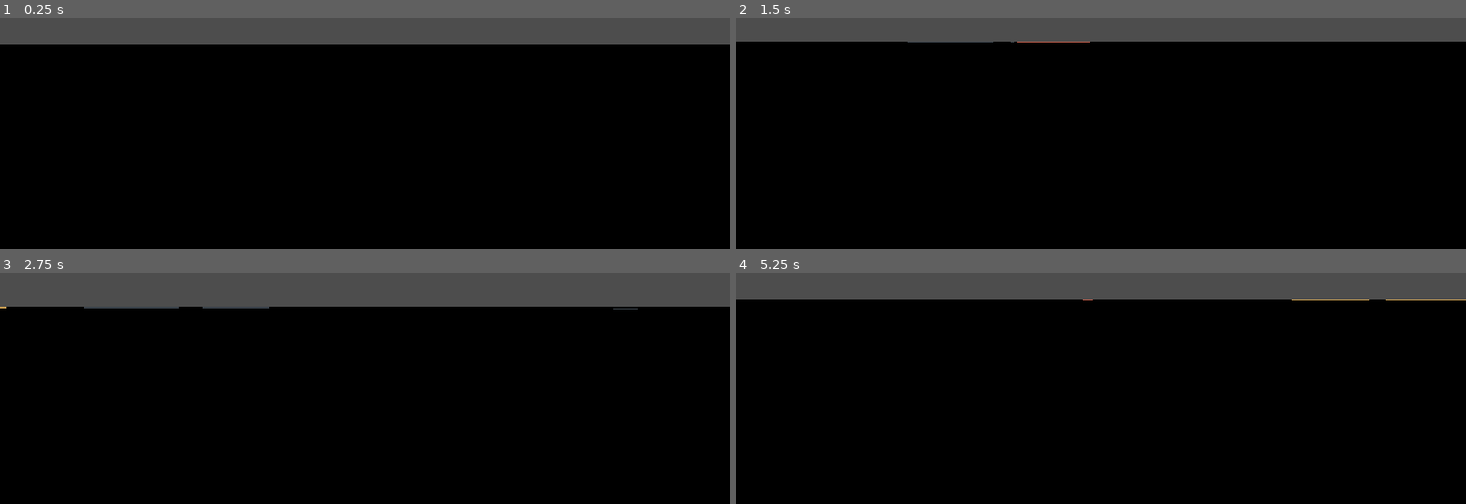
Above: before the commit, frames 1-4 (two rows, left to right).
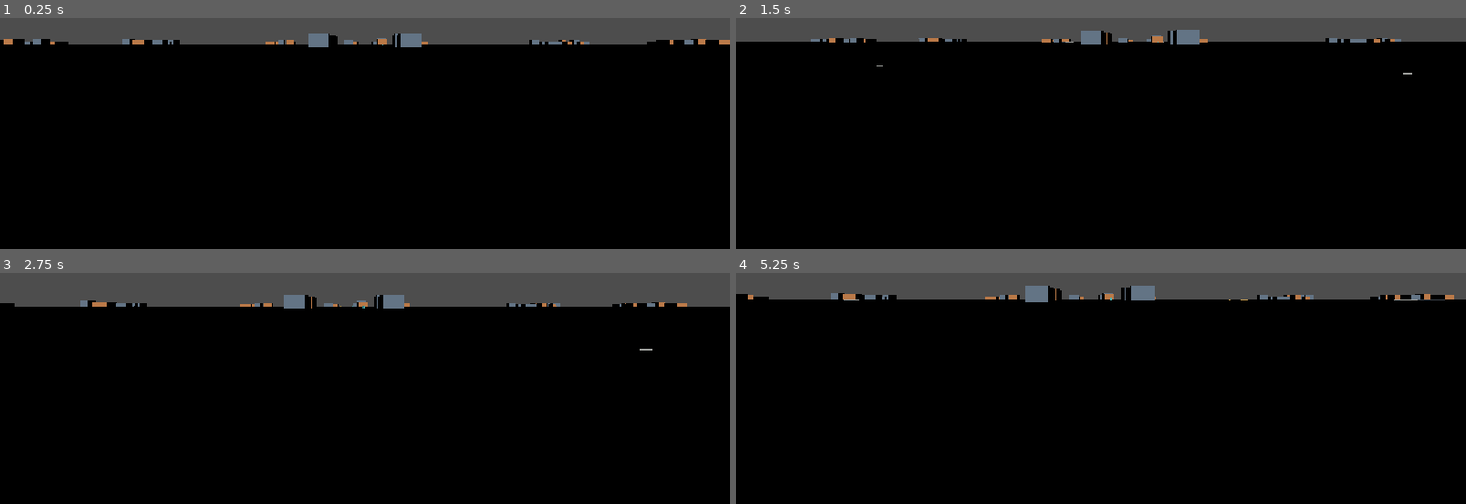
Above: after the commit, the same moments.

Repository: renyuba123/song-wai-mai
Game: Godot game, scene res://scenes/main/main.tscn
The game is run twice, just before and just after one commit, with the same random seed, the same clock (stepped at 60 frames per second) and the same inputs.
Inputs (mouse positions are in pixels of both pictures, inside the frame that each line leads up to):
- Up to frame 1 (0.25 s): no input
- Up to frame 2 (1.5 s): tap Enter at 0.5 s; move the mouse to (1137, 41) at 0.52 s; hold W (move_forward) from 0.53 s (still down); tap E (interact) at 0.6, 1.35 s; move the mouse to (1064, 45) at 1.27 s
- Up to frame 3 (2.75 s): keep holding W (move_forward); tap R (restart) at 2 s; move the mouse to (379, 291) at 2.02 s; tap E (interact) at 2.1 s
- Up to frame 4 (5.25 s): keep holding W (move_forward); move the mouse to (1093, 305) at 2.77 s; tap E (interact) every 0.75 s from 2.85 to 5.1 s; tap R (restart) at 3.5, 5 s; move the mouse to (1152, 303) at 3.52 s; move the mouse to (1042, 293) at 4.27 s; move the mouse to (1108, 298) at 5.02 s

The runs differ from the first frame. In frame 1, 1.3% of the frame differs, in the area x 0-100%, y 6-13%; in frame 2, 1.1%; in frame 3, 1.3%; in frame 4, 1.5%, in the area x 0-100%, y 5-13%.

Commit message:
feat(world): render sidewalks, buildings, and site markers

Diff:
--- a/scenes/world/world.tscn
+++ b/scenes/world/world.tscn
@@ -1,10 +1,14 @@
-[gd_scene load_steps=3 format=3]
+[gd_scene load_steps=4 format=3]
 
 [ext_resource type="Script" path="res://scripts/world/world_generator.gd" id="1_world"]
 [ext_resource type="Script" path="res://scripts/world/road_builder.gd" id="2_builder"]
+[ext_resource type="Script" path="res://scripts/world/city_builder.gd" id="3_city"]
 
 [node name="World" type="Node3D"]
 script = ExtResource("1_world")
 
 [node name="RoadBuilder" type="Node3D" parent="."]
 script = ExtResource("2_builder")
+
+[node name="CityBuilder" type="Node3D" parent="."]
+script = ExtResource("3_city")
--- /dev/null
+++ b/scripts/world/city_builder.gd
@@ -0,0 +1,187 @@
+extends Node3D
+class_name CityBuilder
+
+## 阶段一城市可视化：人行道、方块建筑和站点标记。
+## 人行道与建筑碰撞体使用 WORLD_STATIC，但不加入 navigation_source，
+## 因此阶段一导航网格仍然只覆盖道路。
+
+const SIDEWALK_COLOR := Color("b7b9b5")
+const MERCHANT_COLOR := Color("d98b4f")
+const RESIDENTIAL_COLOR := Color("71859a")
+const VACANT_COLOR := Color("8c8f91")
+const MERCHANT_MARKER_COLOR := Color("f2c14e")
+const CUSTOMER_MARKER_COLOR := Color("4fc3c8")
+
+var _sidewalk_body: StaticBody3D = null
+var _building_body: StaticBody3D = null
+var _materials := {}
+
+
+func build(network: RoadNetwork, city: CityContent) -> void:
+	_clear()
+	if network == null or city == null:
+		return
+	_materials = {
+		"sidewalk": _material(SIDEWALK_COLOR),
+		"merchant": _material(MERCHANT_COLOR),
+		"residential": _material(RESIDENTIAL_COLOR),
+		"vacant": _material(VACANT_COLOR),
+		"merchant_marker": _marker_material(MERCHANT_MARKER_COLOR),
+		"customer_marker": _marker_material(CUSTOMER_MARKER_COLOR),
+	}
+	_build_sidewalks(network)
+	_build_buildings(city)
+	_build_markers(city)
+
+
+func _build_sidewalks(network: RoadNetwork) -> void:
+	_sidewalk_body = StaticBody3D.new()
+	_sidewalk_body.name = "SidewalkCollision"
+	_sidewalk_body.collision_layer = CollisionLayers.WORLD_STATIC
+	_sidewalk_body.collision_mask = 0
+	add_child(_sidewalk_body)
+
+	var nodes: Array = network.nodes
+	var junction_widths: Array = []
+	for _id in nodes.size():
+		junction_widths.append(0.0)
+	for edge in network.edges:
+		var redline: float = network.widths[int(edge.kind)]
+		for id in [edge.a, edge.b]:
+			junction_widths[id] = maxf(junction_widths[id], redline)
+
+	for edge_id in network.edges.size():
+		var edge: Dictionary = network.edges[edge_id]
+		var a: Vector2 = nodes[edge.a]
+		var b: Vector2 = nodes[edge.b]
+		var length := a.distance_to(b)
+		if length <= RoadNetwork.EPS:
+			continue
+		var redline: float = network.widths[int(edge.kind)]
+		var carriageway := redline * RoadNetwork.CARRIAGEWAY_RATIO
+		var band_width := (redline - carriageway) * 0.5
+		if band_width <= RoadNetwork.EPS:
+			continue
+		var start: float = float(junction_widths[edge.a]) * 0.5
+		var finish: float = length - float(junction_widths[edge.b]) * 0.5
+		if finish - start <= RoadNetwork.EPS:
+			continue
+		var direction := (b - a) / length
+		var left := Vector2(direction.y, -direction.x)
+		var horizontal := absf(direction.x) > absf(direction.y)
+		var centreline := a.lerp(b, (start + finish) * 0.5 / length)
+		var usable_length := finish - start
+		var visual_size := (
+			Vector3(usable_length, 0.01, band_width)
+			if horizontal
+			else Vector3(band_width, 0.01, usable_length)
+		)
+		var collision_size := (
+			Vector3(usable_length, 0.04, band_width)
+			if horizontal
+			else Vector3(band_width, 0.04, usable_length)
+		)
+		for side in [1, -1]:
+			var lateral := RoadNetwork.sidewalk_offset(redline) * float(side)
+			var point := centreline + left * lateral
+			var centre := Vector3(point.x, 0.0, point.y)
+			_visual_box(
+				visual_size,
+				centre + Vector3(0.0, RoadNetwork.SURFACE_Y + 0.007, 0.0),
+				_materials.sidewalk
+			)
+			_collision_box(
+				collision_size,
+				centre + Vector3(0.0, RoadNetwork.SURFACE_Y - 0.02, 0.0),
+				_sidewalk_body
+			)
+
+
+func _build_buildings(city: CityContent) -> void:
+	_building_body = StaticBody3D.new()
+	_building_body.name = "BuildingCollision"
+	_building_body.collision_layer = CollisionLayers.WORLD_STATIC
+	_building_body.collision_mask = 0
+	add_child(_building_body)
+
+	for building in city.buildings:
+		var rect: Rect2 = building.rect
+		var height := float(building.height_m)
+		var point := rect.get_center()
+		var material: Material = _materials.vacant
+		if int(building.kind) == CitySite.Kind.MERCHANT:
+			material = _materials.merchant
+		elif int(building.kind) == CitySite.Kind.RESIDENTIAL:
+			material = _materials.residential
+		_visual_box(
+			Vector3(rect.size.x, height, rect.size.y),
+			Vector3(point.x, RoadNetwork.SURFACE_Y + height * 0.5, point.y),
+			material
+		)
+		_collision_box(
+			Vector3(rect.size.x, height + 0.02, rect.size.y),
+			Vector3(point.x, RoadNetwork.SURFACE_Y + height * 0.5 - 0.01, point.y),
+			_building_body
+		)
+
+
+func _build_markers(city: CityContent) -> void:
+	for site in city.sites:
+		if site == null or site.spawn_point == null:
+			continue
+		var marker := MeshInstance3D.new()
+		var mesh := CylinderMesh.new()
+		mesh.top_radius = 0.7
+		mesh.bottom_radius = 0.7
+		mesh.height = 2.0
+		marker.mesh = mesh
+		marker.material_override = (
+			_materials.merchant_marker
+			if site.kind == CitySite.Kind.MERCHANT
+			else _materials.customer_marker
+		)
+		marker.position = site.spawn_point.position + Vector3(0.0, 1.0, 0.0)
+		add_child(marker)
+
+
+func _clear() -> void:
+	for child in get_children():
+		remove_child(child)
+		child.queue_free()
+	_sidewalk_body = null
+	_building_body = null
+	_materials = {}
+
+
+func _visual_box(size: Vector3, position: Vector3, material: Material) -> void:
+	var instance := MeshInstance3D.new()
+	var mesh := BoxMesh.new()
+	mesh.size = size
+	instance.mesh = mesh
+	instance.material_override = material
+	instance.position = position
+	add_child(instance)
+
+
+func _collision_box(size: Vector3, position: Vector3, body: StaticBody3D) -> void:
+	var shape_node := CollisionShape3D.new()
+	var shape := BoxShape3D.new()
+	shape.size = size
+	shape_node.shape = shape
+	shape_node.position = position
+	body.add_child(shape_node)
+
+
+func _material(color: Color) -> StandardMaterial3D:
+	var material := StandardMaterial3D.new()
+	material.albedo_color = color
+	material.roughness = 1.0
+	return material
+
+
+func _marker_material(color: Color) -> StandardMaterial3D:
+	var material := _material(color)
+	material.emission_enabled = true
+	material.emission = color
+	material.emission_energy_multiplier = 0.4
+	return material
--- a/scripts/world/road_builder.gd
+++ b/scripts/world/road_builder.gd
@@ -33,7 +33,10 @@
 	var surface := []
 	for color in ROAD_COLORS:
 		surface.append(_material(color))
-	_box(Vector3(network.map_size.x + 80.0, 0.15, network.map_size.y + 80.0), Vector3(0.0, -0.15, 0.0), ground, true, false)
+	var ground_size := Vector3(network.map_size.x + 80.0, 0.5, network.map_size.y + 80.0)
+	var ground_position := Vector3(0.0, RoadNetwork.SURFACE_Y - 0.25, 0.0)
+	_visual_box(ground_size, ground_position, ground)
+	_collision_box(ground_size, ground_position, ground_body)
 
 	var nodes: Array = network.nodes
 	var junction_widths: Array = []
@@ -46,14 +49,16 @@
 		var b: Vector2 = nodes[edge.b]
 		var kind: int = edge.kind
 		var redline: float = network.widths[kind]
-		var carriageway: float = redline * 0.55
+		var carriageway: float = redline * RoadNetwork.CARRIAGEWAY_RATIO
 		var horizontal: bool = absf(a.x - b.x) > absf(a.y - b.y)
 		var length: float = a.distance_to(b)
 		var centre := Vector3((a.x + b.x) * 0.5, 0.0, (a.y + b.y) * 0.5)
-		var base_size := Vector3(length + 0.05, 0.08, redline) if horizontal else Vector3(redline, 0.08, length + 0.05)
-		var lane_size := Vector3(length + 0.07, 0.09, carriageway) if horizontal else Vector3(carriageway, 0.09, length + 0.07)
-		_box(base_size, centre + Vector3(0.0, 0.02, 0.0), corridor)
-		_box(lane_size, centre + Vector3(0.0, 0.08, 0.0), surface[kind], true)
+		var corridor_size := Vector3(length + 0.05, 0.01, redline) if horizontal else Vector3(redline, 0.01, length + 0.05)
+		var lane_size := Vector3(length + 0.07, 0.01, carriageway) if horizontal else Vector3(carriageway, 0.01, length + 0.07)
+		var lane_collision_size := Vector3(length + 0.07, 0.04, carriageway) if horizontal else Vector3(carriageway, 0.04, length + 0.07)
+		_visual_box(corridor_size, centre + Vector3(0.0, RoadNetwork.SURFACE_Y, 0.0), corridor)
+		_visual_box(lane_size, centre + Vector3(0.0, RoadNetwork.SURFACE_Y + 0.005, 0.0), surface[kind])
+		_collision_box(lane_collision_size, centre + Vector3(0.0, RoadNetwork.SURFACE_Y - 0.02, 0.0), road_body)
 		for id in [edge.a, edge.b]:
 			junction_widths[id] = maxf(junction_widths[id], redline)
 			junction_kinds[id] = mini(junction_kinds[id], kind)
@@ -62,8 +67,10 @@
 		var width: float = junction_widths[id]
 		var kind: int = junction_kinds[id]
 		var centre := Vector3(position.x, 0.0, position.y)
-		_box(Vector3(width, 0.09, width), centre + Vector3(0.0, 0.03, 0.0), corridor)
-		_box(Vector3(width * 0.55, 0.09, width * 0.55), centre + Vector3(0.0, 0.08, 0.0), surface[kind], true)
+		var carriageway: float = width * RoadNetwork.CARRIAGEWAY_RATIO
+		_visual_box(Vector3(width, 0.01, width), centre + Vector3(0.0, RoadNetwork.SURFACE_Y, 0.0), corridor)
+		_visual_box(Vector3(carriageway, 0.01, carriageway), centre + Vector3(0.0, RoadNetwork.SURFACE_Y + 0.005, 0.0), surface[kind])
+		_collision_box(Vector3(carriageway, 0.04, carriageway), centre + Vector3(0.0, RoadNetwork.SURFACE_Y - 0.02, 0.0), road_body)
 
 
 func _clear() -> void:
@@ -72,7 +79,7 @@
 		child.queue_free()
 
 
-func _box(size: Vector3, position: Vector3, material: Material, collidable: bool = false, navigation_source: bool = true) -> void:
+func _visual_box(size: Vector3, position: Vector3, material: Material) -> void:
 	var instance := MeshInstance3D.new()
 	var mesh := BoxMesh.new()
 	mesh.size = size
@@ -80,14 +87,15 @@
 	instance.material_override = material
 	instance.position = position
 	add_child(instance)
-	if collidable:
-		var shape_node := CollisionShape3D.new()
-		var shape := BoxShape3D.new()
-		shape.size = size
-		shape_node.shape = shape
-		shape_node.position = position
-		var body := road_body if navigation_source else ground_body
-		body.add_child(shape_node)
+
+
+func _collision_box(size: Vector3, position: Vector3, body: StaticBody3D) -> void:
+	var shape_node := CollisionShape3D.new()
+	var shape := BoxShape3D.new()
+	shape.size = size
+	shape_node.shape = shape
+	shape_node.position = position
+	body.add_child(shape_node)
 
 
 func _material(color: Color) -> StandardMaterial3D:
--- a/scripts/world/world_generator.gd
+++ b/scripts/world/world_generator.gd
@@ -1,8 +1,9 @@
 extends Node3D
 class_name WorldGenerator
 
-## 世界生成入口：读取参数、生成 RoadNetwork、交给 RoadBuilder 绘制，
-## 然后把同一份数据通过 world_generated 信号交给导航和交通模块。
+## 世界生成入口：读取参数、生成 RoadNetwork 和 CityContent，交给
+## RoadBuilder / CityBuilder 绘制，然后把同一份路网通过 world_generated
+## 信号交给导航和交通模块。
 
 signal world_generated(network: RoadNetwork)
 
@@ -16,11 +17,15 @@
 @export_range(14.0, 24.0, 1.0) var local_redline_m := 18.0
 @export var allow_difficult_entrance_exceptions := false
 @export var generate_on_ready := true
+@export var generate_city := true
 
 @onready var road_builder: RoadBuilder = $RoadBuilder
+@onready var city_builder: CityBuilder = $CityBuilder
 
 var network: RoadNetwork = null
+var city: CityContent = null
 var report: Dictionary = {}
+var city_report: Dictionary = {}
 
 
 func _ready() -> void:
@@ -34,8 +39,22 @@
 		Vector3(main_redline_m, secondary_redline_m, local_redline_m),
 		allow_difficult_entrance_exceptions
 	)
+	city = null
+	city_report = {}
+	if generate_city:
+		city = CityGenerator.generate(network)
+		var city_errors := city.validate(network)
+		city_report = {
+			"valid": city_errors.is_empty(),
+			"errors": city_errors,
+			"lots": city.lots.size(),
+			"buildings": city.buildings.size(),
+			"sites": city.sites.size(),
+			"entrances": network.entrances.size(),
+		}
 	report = network.validate()
 	road_builder.build(network)
+	city_builder.build(network, city)
 	_print_report()
 	world_generated.emit(network)
 
@@ -46,3 +65,11 @@
 		push_error(message)
 	for message in report.notes:
 		print("说明：", message)
+	if not city_report.is_empty():
+		print(
+			"城市生成：", "通过" if city_report.valid else "失败",
+			"；地块 ", city_report.lots, "；建筑 ", city_report.buildings,
+			"；站点 ", city_report.sites, "；出入口 ", city_report.entrances
+		)
+		for message in city_report.errors:
+			push_error("城市：" + message)
Not shown, added: scripts/world/city_builder.gd.uid
